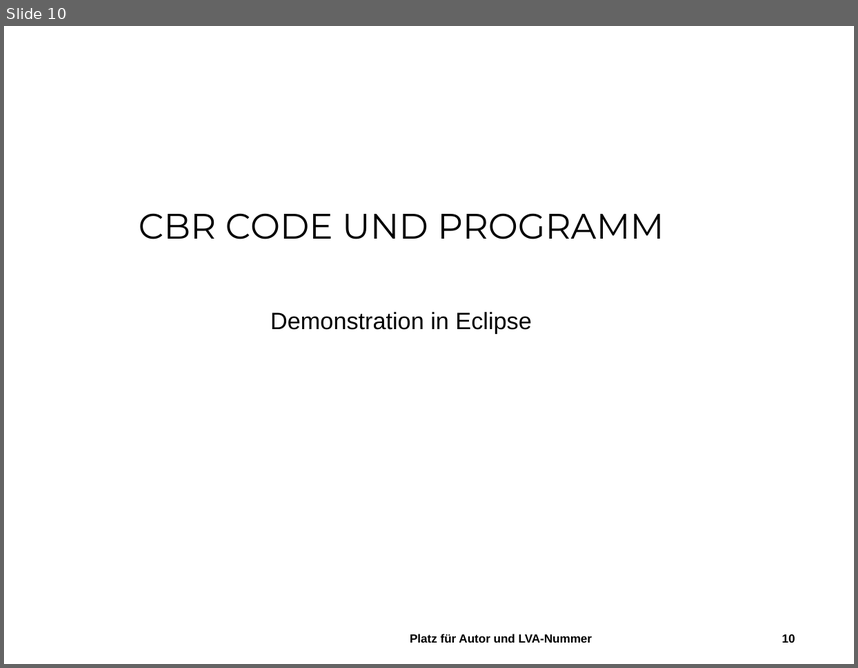
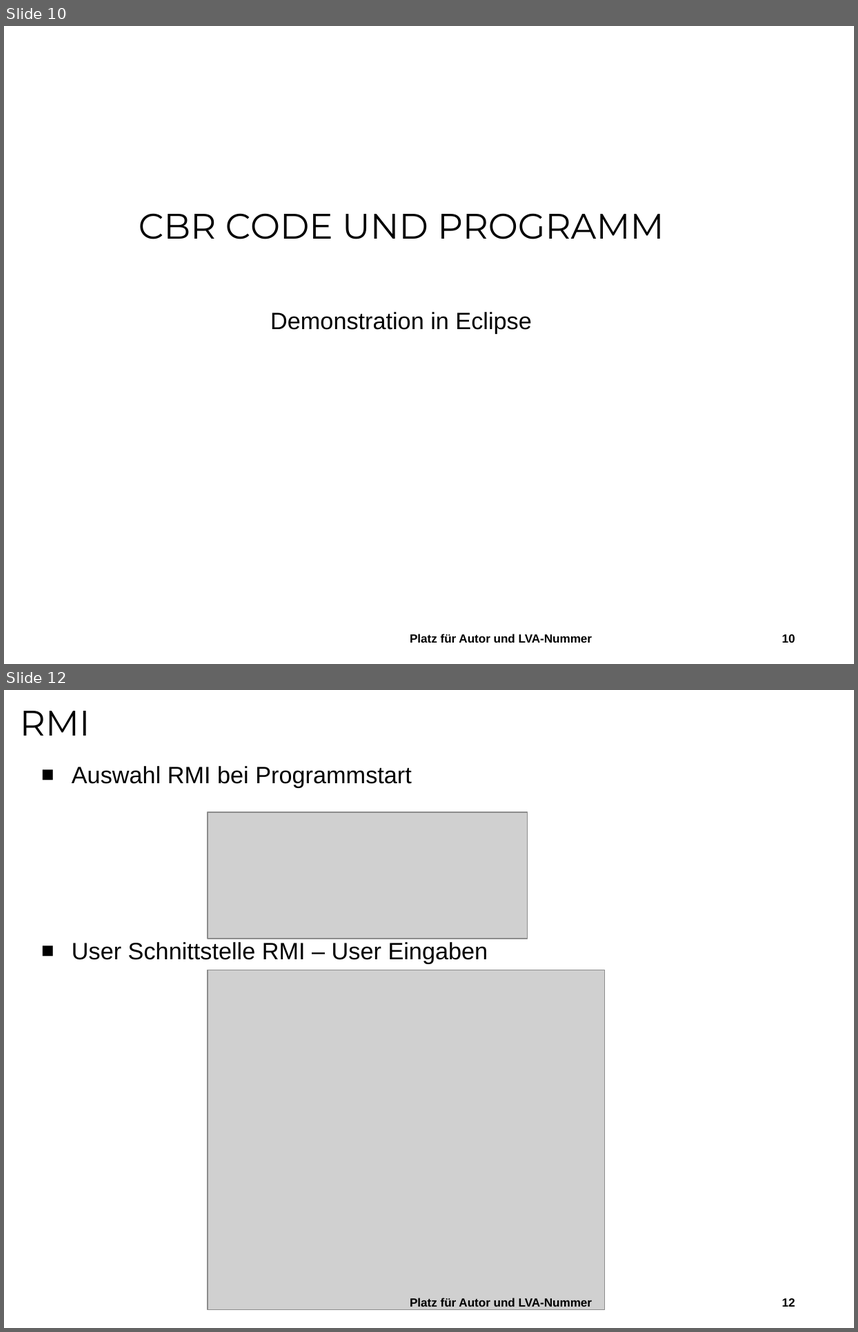
Before and after one commit to aistleithnera/258321_DKE_PR, a slide deck: Dokumente/Abschlusspräsentation/Abschlusspräsentation.pptx. Shown one above the other, each under a label of ours: slide 10 before the commit, slides 10 and 12 after it; the slides between them are not shown. The pictures are 858x668 and 858x1332 pixels, drawn with LibreOffice and Linux fonts; fonts in the diff are those of the drawing; grey boxes stand for pictures; background and template pictures are left out. Boxes give left, top, right and bottom in pixels: in the first picture for what was removed or moved away, otherwise in the second. Text is boxed around its words. In the diff, an @@ line names an element or a change of style, - is before the commit and + after.

```diff
--- a/Dokumente/Abschlusspräsentation/Abschlusspräsentation.pptx
+++ b/Dokumente/Abschlusspräsentation/Abschlusspräsentation.pptx
@@ slide 12 added at [4,690,854,1328], background #FFFFFF @@
@@ title added at [20,711,90,736], 30 pt, text #000000 @@
+RMI
@@ text added at [72,766,488,964], 20 pt, text #000000 @@
+■ Auswahl RMI bei Programmstart
+■ User Schnittstelle RMI – User Eingaben
@@ picture added at [208,812,528,939] @@
@@ picture added at [208,969,605,1309] @@
@@ text added at [410,1297,592,1306], 10 pt, text #000000, bold @@
+Platz für Autor und LVA-Nummer
@@ page number added at [782,1298,795,1306], 10 pt, text #000000, bold @@
+12
```
Also in this commit, not shown: 1 slide changed, 1 other slide added.
